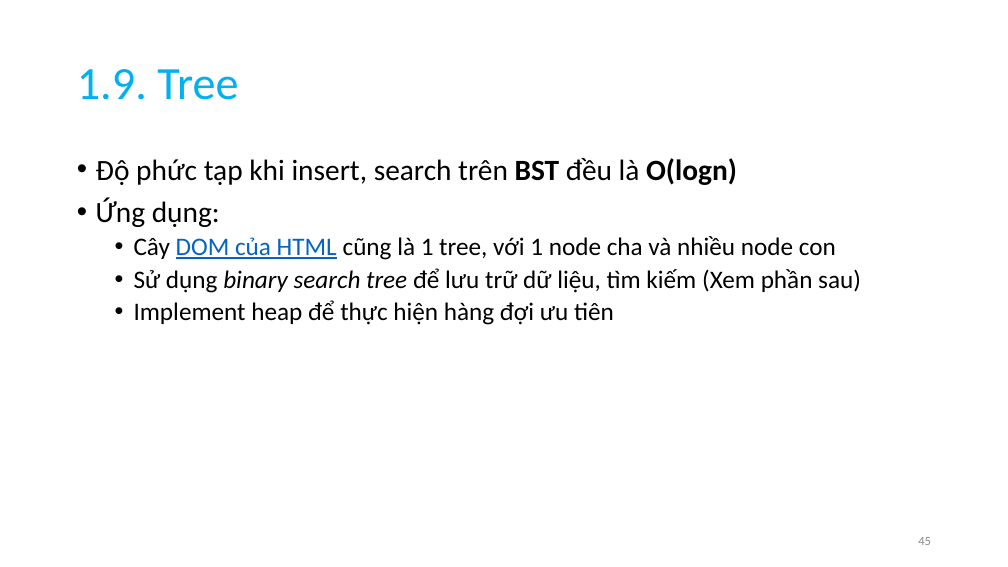
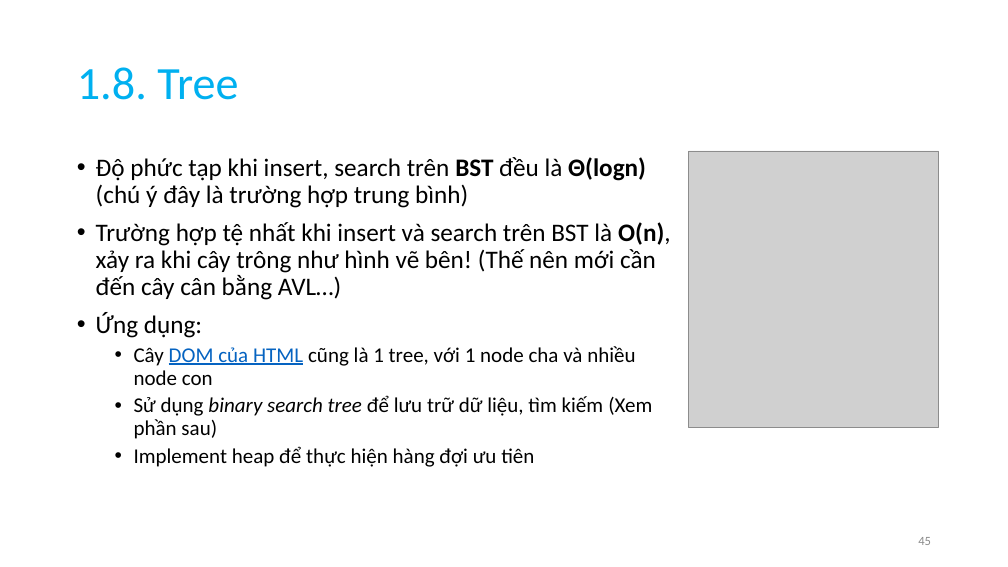
Before and after one commit to anhtuta/Notes, a slide deck: slide 45 of DSA.pptx. Drawn at 1008x567 pixels with LibreOffice and Linux fonts; fonts in the diff are those of the drawing; grey boxes stand for pictures. Boxes give left, top, right and bottom in pixels: in the first picture for what was removed or moved away, otherwise in the second. Text is boxed around its words. In the diff, an @@ line names an element or a change of style, - is before the commit and + after.

```diff
--- a/DSA.pptx
+++ b/DSA.pptx
@@ title at (77, 67, 238, 100): text changed @@
-1.9. Tree
+1.8. Tree
@@ text at (96, 157, 671, 300): text changed; size 28 to 24 pt @@
-• Độ phức tạp khi insert, search trên BST đều là O(logn)
+• Độ phức tạp khi insert, search trên BST đều là Θ(logn) (chú ý đây là trường hợp trung bình)
+• Trường hợp tệ nhất khi insert và search trên BST là O(n), xảy ra khi cây trông như hình vẽ bên! (Thế nên mới cần đến cây cân bằng AVL…)
@@ picture added at (689, 151, 939, 427) @@
@@ text at (96, 313, 652, 467): size 28 to 24 pt in "Ứng dụng:"; size 24 to 20 pt in "Cây DOM của HTML cũng là 1 ...", "Sử dụng binary search tree để lưu ...", "Implement heap để thực hiện hàng đợi ..." @@
```
Also in this commit, not shown: 20 other slides changed, 77 slides added, 2 slides removed.
